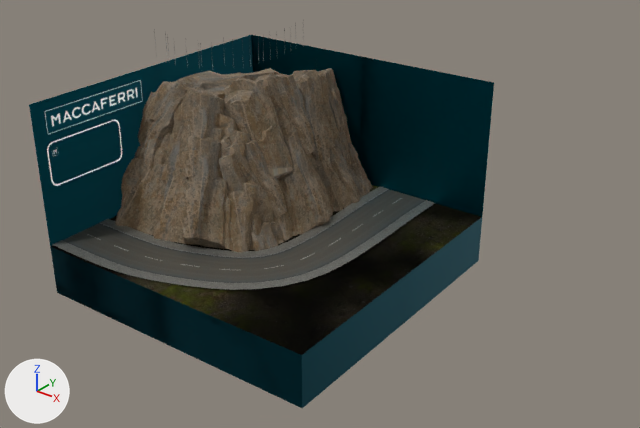
A saved change to the glTF model models/en_macarmour.glb.
Camera for both pictures: a 50 mm camera at (3.67, -4.07, 2.38) aimed at (0.31, 0.13, -0.22). The axes (+X, +Y, +Z) are drawn at lower left. The lights are the same throughout. Where no turn or scale is listed for an object, it has been applied to the vertices. Vertices at the same position are counted once.

Before the edit, the objects in view are built like this:
```python
me_mesh_274 = bpy.data.meshes.new('Mesh.274')
me_mesh_274.from_pydata(...)  # 4716 vertices, 8802 faces; spans x -1.13..1.13, y -1.13..1.13, z -0.37..1.02
# faces by material slot: [200, 52, 104, 1800, 6564, 80, 2]
me_mesh_274.materials.append(mat_floor_001)  # picture img_diffusecolor_texture_20_diffusecolor_texture_20
me_mesh_274.materials.append(mat_primary_road_001)  # picture img_diffusecolor_texture_5_diffusecolor_texture_5
me_mesh_274.materials.append(mat_shouldermat_001)  # picture img_diffusecolor_texture_6
me_mesh_274.materials.append(mat_delimitators_001)  # dark cyan #00424e
me_mesh_274.materials.append(mat_cliff_1_1_sandy_001)  # picture img_cliff_1_1_sandy_albedo
me_mesh_274.materials.append(mat_material__48_001)  # picture img_metal
me_mesh_274.materials.append(mat_panel_001)  # picture img_panel
ob_plane__1__2 = bpy.data.objects.new('Plane__1__2', me_mesh_274)
ob_plane__1__2.location = (-0.099, 0.112, -0.474)
```
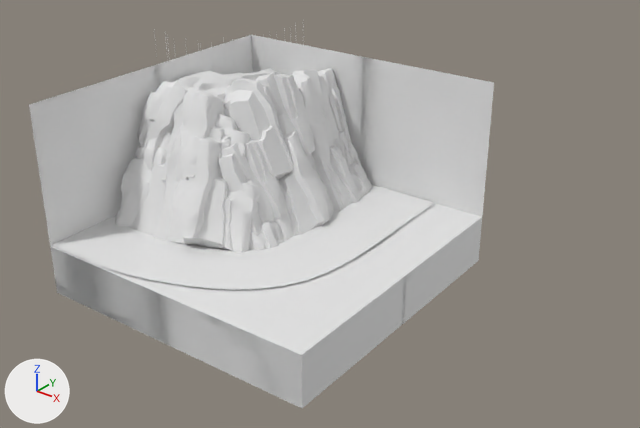
Diff of the bpy script that builds the scene:
```diff
--- a/models/en_macarmour.glb.py
+++ b/models/en_macarmour.glb.py
@@ me_mesh_274 @@
 me_mesh_274.from_pydata(...)  # 4716 vertices, 8802 faces; spans x -1.13..1.13, y -1.13..1.13, z -0.37..1.02
 # used by ob_plane__1__2; location = (-0.099, 0.112, -0.474)
-me_mesh_274.materials.append(mat_material__48_001)  # picture img_metal
+# me_mesh_274 part 1: 200 faces spanning x -1.13..1.13, y -1.13..1.13, z 0.0 switch from mat_floor_001 (picture img_diffusecolor_texture_20_diffusecolor_texture_20) to no material
+# me_mesh_274 part 2: 52 faces spanning x -1.05..0.66, y -1.07..1.1, z 0.01 switch from mat_primary_road_001 (picture img_diffusecolor_texture_5_diffusecolor_texture_5) to no material
+# me_mesh_274 part 3: 104 faces spanning x -1.06..0.71, y -1.12..1.1, z 0.01..0.02 switch from mat_shouldermat_001 (picture img_diffusecolor_texture_6) to no material
+# me_mesh_274 part 4: 1800 faces spanning x -1.13..1.13, y -1.13..1.13, z -0.37..1.02 switch from mat_delimitators_001 (dark cyan #00424e) to no material
+# me_mesh_274 part 5: 6564 faces spanning x -1.1..0.26, y -0.69..1.09, z -0.28..1.02 switch from mat_cliff_1_1_sandy_001 (picture img_cliff_1_1_sandy_albedo) to no material
+# me_mesh_274 part 6: 2 faces spanning x -1.08..-1.04, y -1.12..-0.13, z 0.38..1.01 switch from mat_panel_001 (picture img_panel) to no material
```

Changed parts and their boxes [x1, y1, x2, y2] in the pictures (640 x 428 px):
part 1 of me_mesh_274, recoloured (black to white): [50, 185, 481, 355] in both
part 2 of me_mesh_274, recoloured (grey to white): [62, 189, 426, 283] in both
part 3 of me_mesh_274, recoloured (grey to white): [53, 187, 435, 290] in both
part 4 of me_mesh_274, recoloured (cyan to grey): [29, 35, 494, 408] in both
part 5 of me_mesh_274, recoloured (brown to white): [115, 68, 373, 253] in both
part 6 of me_mesh_274, recoloured (cyan to grey): before [44, 80, 143, 186]; after [31, 70, 148, 195]
